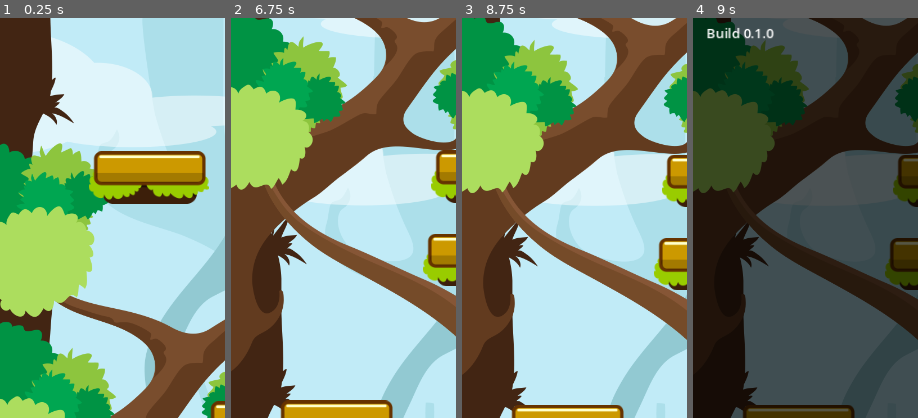
Above: before the commit, frames 1-4 (left to right).
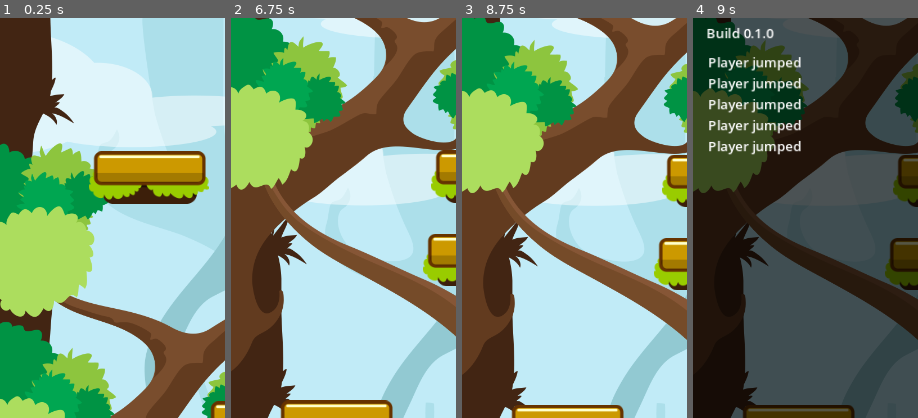
Above: after the commit, the same moments.

Repository: marleeeeeey/game_mvp_003_jumper_jam
Game: Godot game, scene res://scenes/main.tscn
The game is run twice, just before and just after one commit, with the same random seed, the same clock (stepped at 60 frames per second) and the same inputs.
Inputs (mouse positions are % of the whole screen's width and height, from its top left):
- Up to frame 1 (0.25 s): no input
- Up to frame 2 (6.75 s): hold D (move_right) 0.53-1.28 s; hold A (move_left) 1.28-2.03 s; hold D (move_right) 2.03-3.53 s; hold A (move_left) 3.53-5.78 s; hold D (move_right) from 5.78 s (still down)
- Up to frame 3 (8.75 s): release D (move_right) at 8.03 s; hold A (move_left) from 8.03 s (still down)
- Up to frame 4 (9 s): release A (move_left) at 8.75 s; click (5, 97) at 8.75 s
The pictures show only the part of the screen within x 0-50%, y 0-50%; the shares and areas given below are measured in that part.

Frames 1-3 are identical in both runs. In frame 4, 3.3% of the frame differs, in the area x 7-48%, y 9-35%.

Commit message:
40. Complete debug screen.

Diff:
--- a/project.godot
+++ b/project.godot
@@ -14,6 +14,10 @@
 run/main_scene="res://scenes/main.tscn"
 config/features=PackedStringArray("4.2", "Mobile")
 config/icon="res://icon.svg"
+
+[autoload]
+
+MyUtility="*res://scripts/utility.gd"
 
 [display]
 
--- a/scenes/screens.tscn
+++ b/scenes/screens.tscn
@@ -15,7 +15,7 @@
 grow_horizontal = 2
 grow_vertical = 2
 
-[node name="ConsoleLog" type="Control" parent="Debug"]
+[node name="ConsoleLog" type="Control" parent="Debug" groups=["debug_console"]]
 layout_mode = 1
 anchors_preset = 15
 anchor_right = 1.0
--- a/scripts/player.gd
+++ b/scripts/player.gd
@@ -61,3 +61,4 @@
 
 func jump():
 	velocity.y = jump_velocity
+	MyUtility.add_log_msg("Player jumped")
--- /dev/null
+++ b/scripts/utility.gd
@@ -0,0 +1,11 @@
+extends Node
+
+
+func add_log_msg(log_str: String):
+	var console = get_tree().get_first_node_in_group("debug_console")
+	if console:
+		var log_label = console.find_child("LogLabel")
+		if log_label:
+			if !log_label.text.is_empty():
+				log_label.text += "\n"
+			log_label.text += log_str
Not shown, changed: README.md
